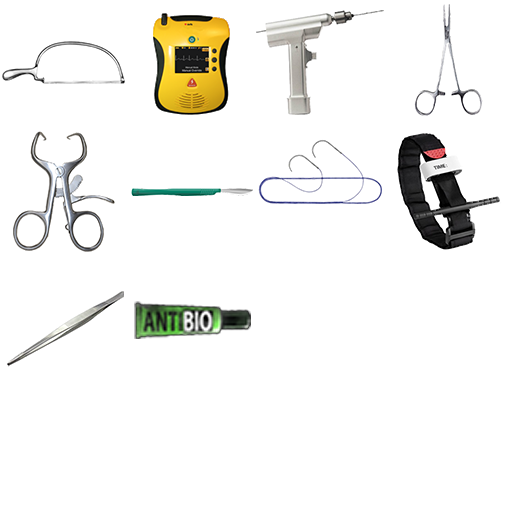
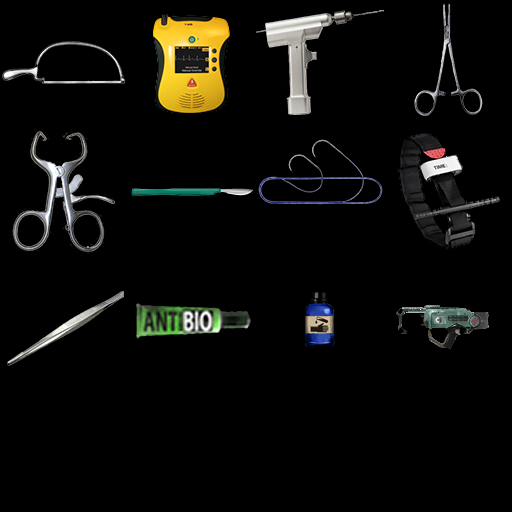
Revision of a layered (512, 512) image; what changed, layer by layer:
added layer "Layer 5" above "Layer 6" over (395, 304, 489, 350)
added layer "Layer 6" above "Layer 3" over (304, 291, 336, 349)
showed "Background" over (0, 0, 512, 512)
